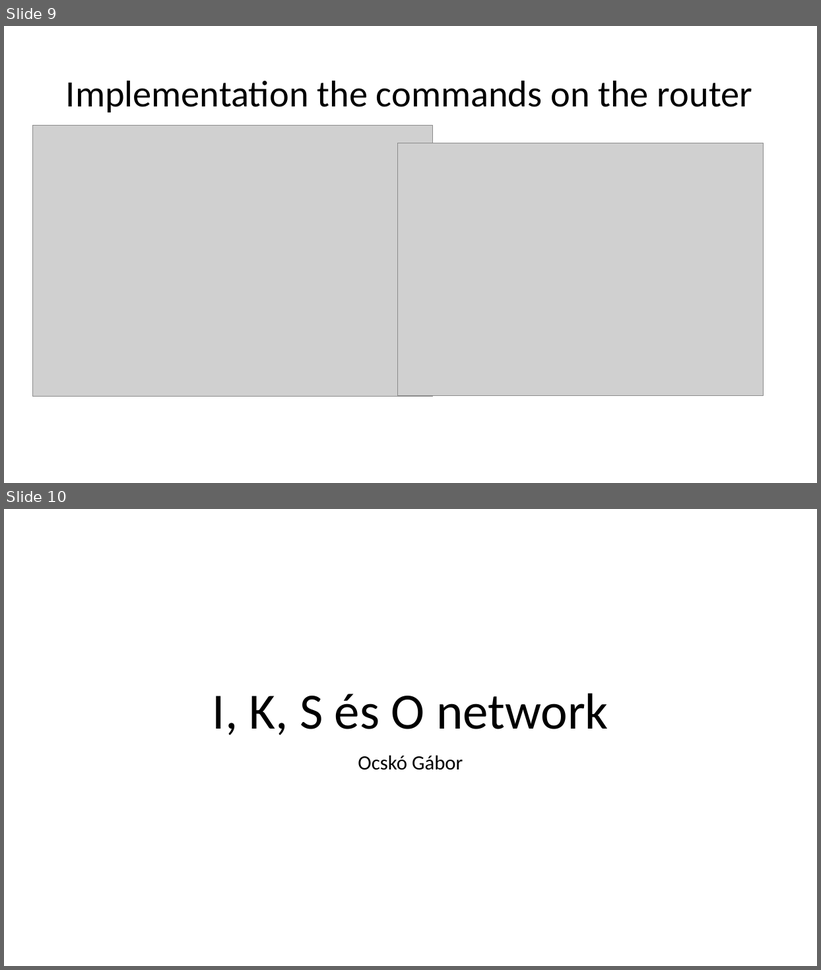
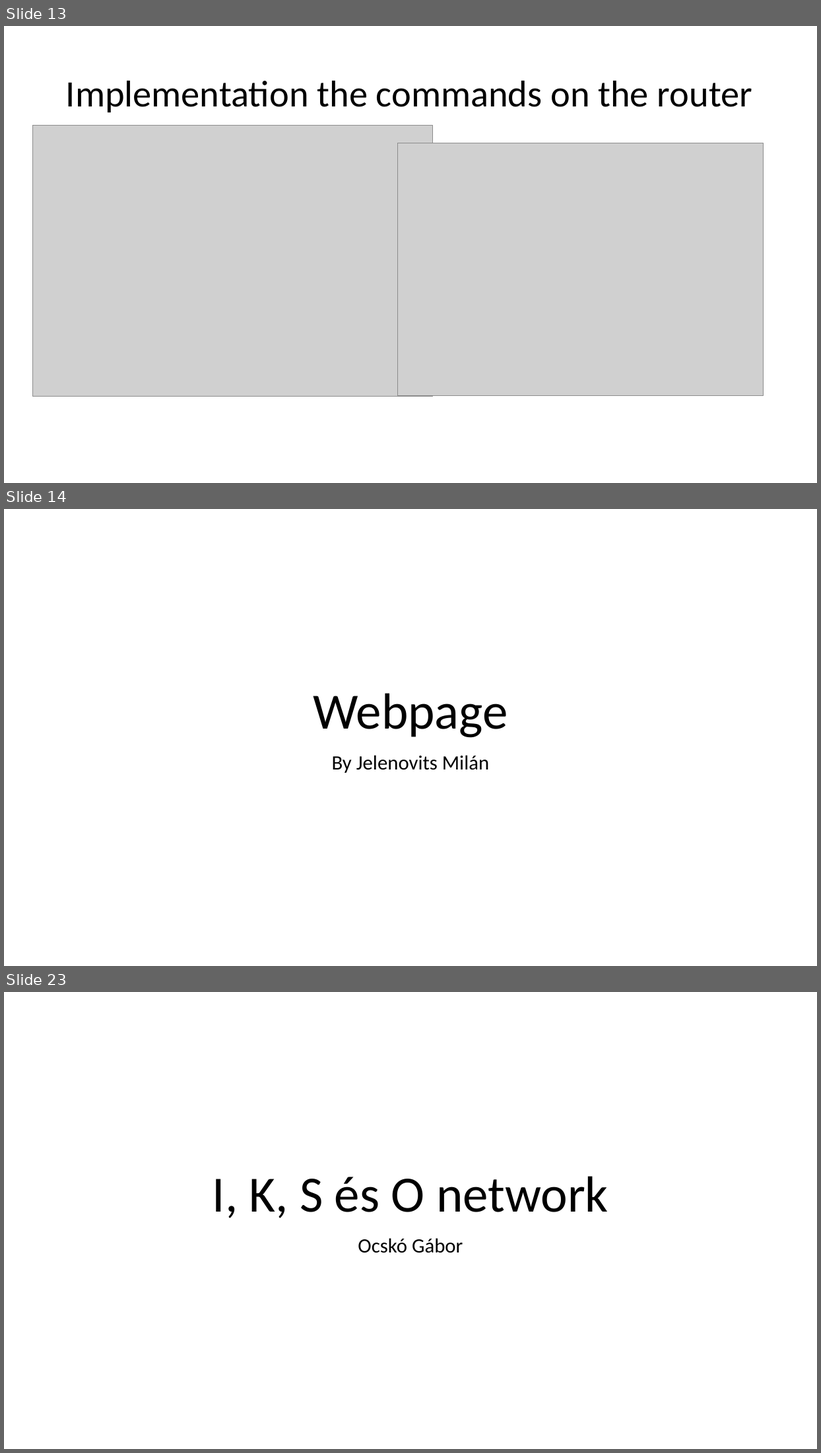
Before and after one commit to I-Izumi/School-project-network, a slide deck: Prezentációk/Projekt_English.pptx. Shown one above the other, each under a label of ours: slides 9 and 10 before the commit, slides 13, 14 and 23 after it; the slides between them are not shown. The pictures are 821x970 and 821x1453 pixels, drawn with LibreOffice and Linux fonts; fonts in the diff are those of the drawing; grey boxes stand for pictures. Boxes give left, top, right and bottom in pixels: in the first picture for what was removed or moved away, otherwise in the second. Text is boxed around its words. In the diff, an @@ line names an element or a change of style, - is before the commit and + after.

```diff
--- a/Prezentációk/Projekt_English.pptx
+++ b/Prezentációk/Projekt_English.pptx
@@ slide 14 added at [4, 509, 817, 966], background #FFFFFF @@
@@ title added at [313, 693, 508, 738], 60 pt, text #000000 @@
+Webpage
@@ subtitle added at [332, 755, 489, 773], 24 pt, text #000000 @@
+By Jelenovits Milán
@@ what was slide 9 is now slide 13 @@
@@ what was slide 10 is now slide 23 @@
```
Also in this commit, not shown: 1 slide changed, 12 other slides added, 1 other file.
